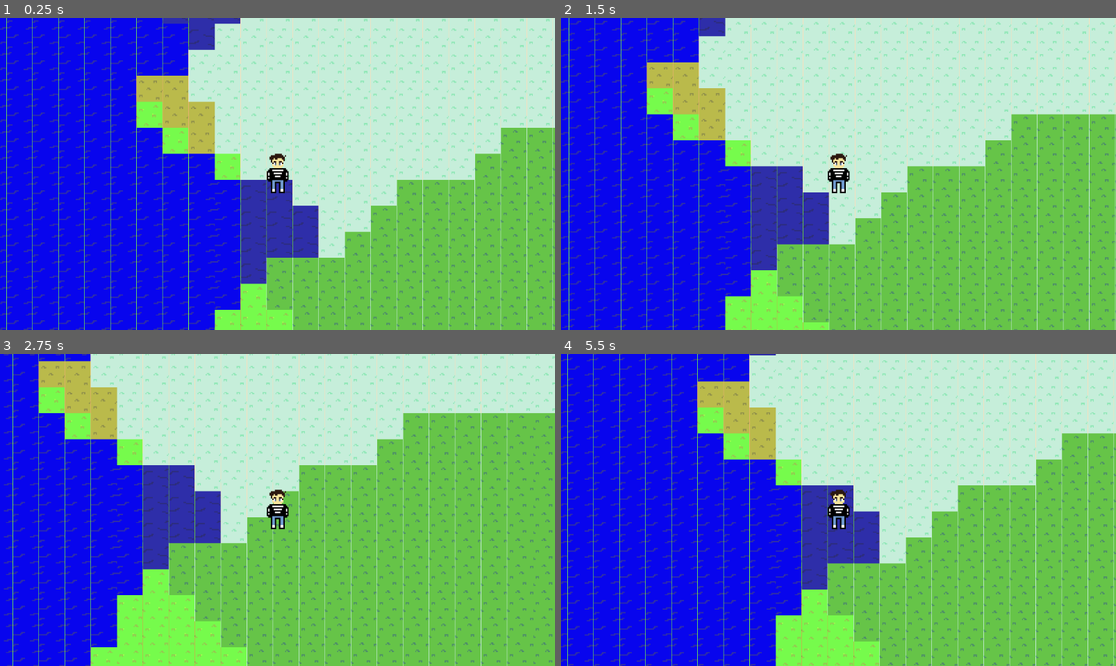
Above: before the commit, frames 1-4 (two rows, left to right).
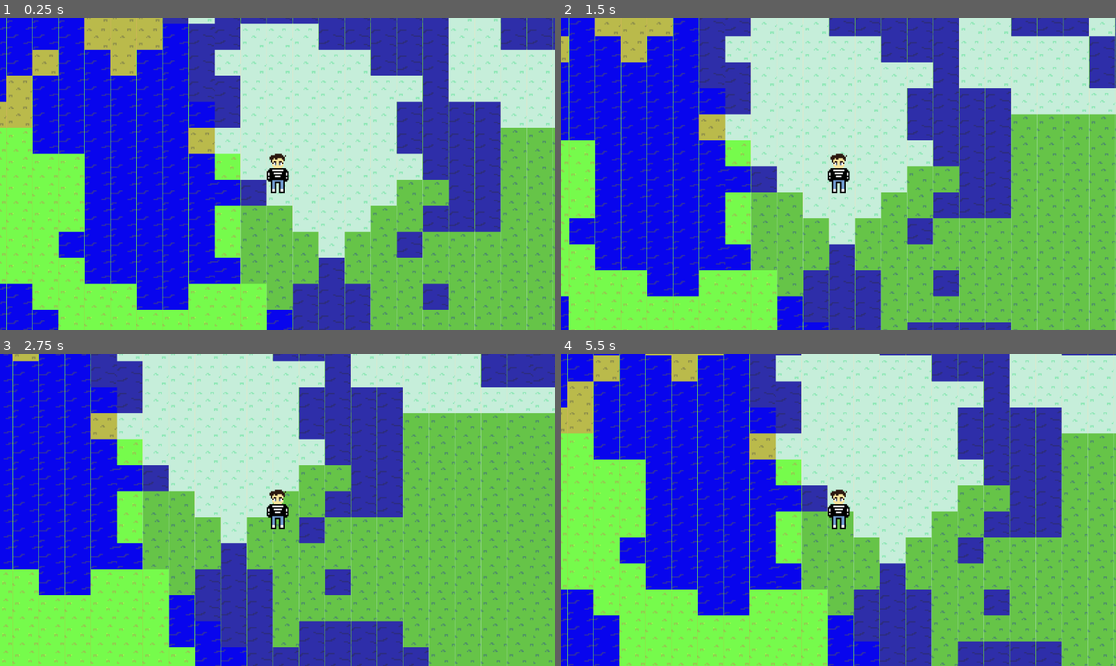
Above: after the commit, the same moments.

Repository: Jack-Jackk/ROE-Online
Game: Godot game, scene res://Scenes/tile_map.tscn
The game is run twice, just before and just after one commit, with the same random seed, the same clock (stepped at 60 frames per second) and the same inputs.
Inputs:
- Up to frame 1 (0.25 s): no input
- Up to frame 2 (1.5 s): tap Enter at 0.5 s; hold D (move_right) 0.53-1.28 s; hold S (move_down) from 1.28 s (still down)
- Up to frame 3 (2.75 s): release S (move_down) at 2.03 s; hold D (move_right) from 2.03 s (still down)
- Up to frame 4 (5.5 s): release D (move_right) at 2.78 s; hold W (move_up) 2.78-3.53 s; hold A (move_left) 3.53-5.03 s; hold S (move_down) from 5.03 s (still down)

The runs differ from the first frame. In frame 1, 38% of the frame differs, in the area x 0-100%, y 0-100%; in frame 2, 34%; in frame 3, 33%; in frame 4, 38%.

Commit message:
changed altitude frequesncy

Diff:
--- a/Scenes/tile_map.tscn
+++ b/Scenes/tile_map.tscn
@@ -6,6 +6,7 @@
 
 [sub_resource type="TileSetAtlasSource" id="TileSetAtlasSource_x05bi"]
 texture = ExtResource("1_1uby3")
+margins = Vector2i(1, 0)
 texture_region_size = Vector2i(273, 273)
 use_texture_padding = false
 0:0/0 = 0
--- a/Scripts/TileMap.gd
+++ b/Scripts/TileMap.gd
@@ -14,7 +14,7 @@
 	temperature.seed = randi()
 	altitude.seed = randi()
 
-	altitude.frequency = 0.01
+	altitude.frequency = 0.03
 
 
 # Called every frame. 'delta' is the elapsed time since the previous frame.
--- a/project.godot
+++ b/project.godot
@@ -12,7 +12,7 @@
 
 config/name="Realm of Elysia (Alpha Version 1.0)"
 run/main_scene="res://Scenes/tile_map.tscn"
-config/features=PackedStringArray("4.1", "Forward Plus")
+config/features=PackedStringArray("4.2", "Forward Plus")
 
 [debug]
 
